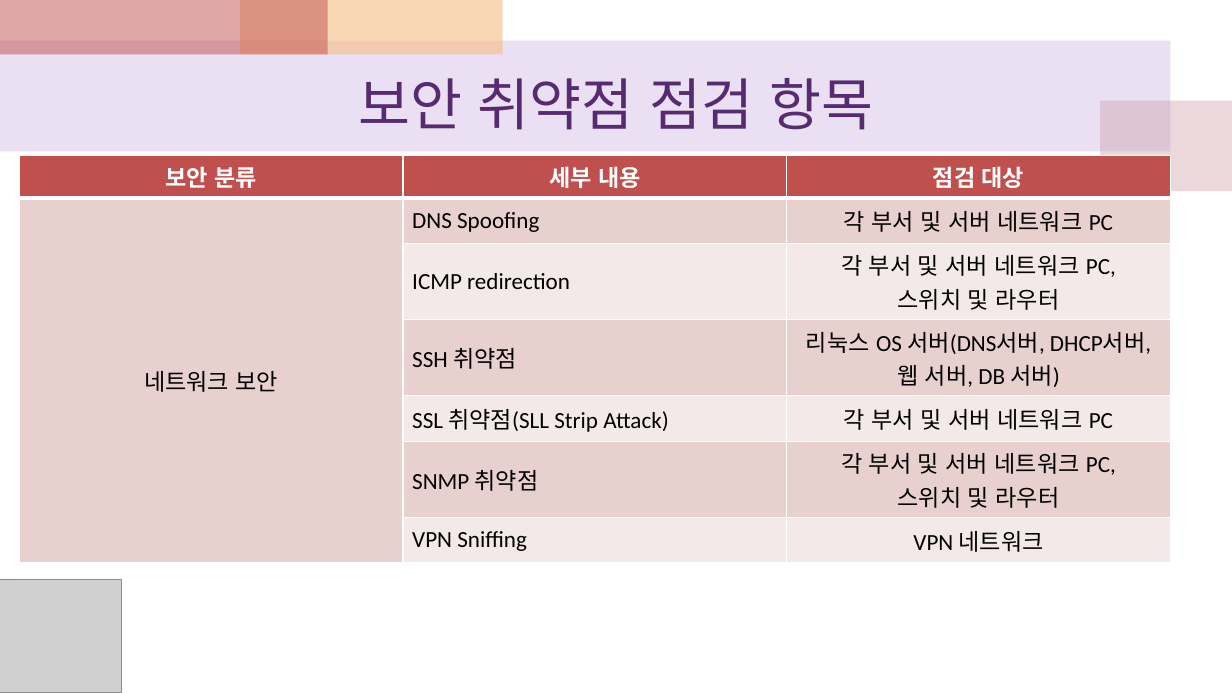
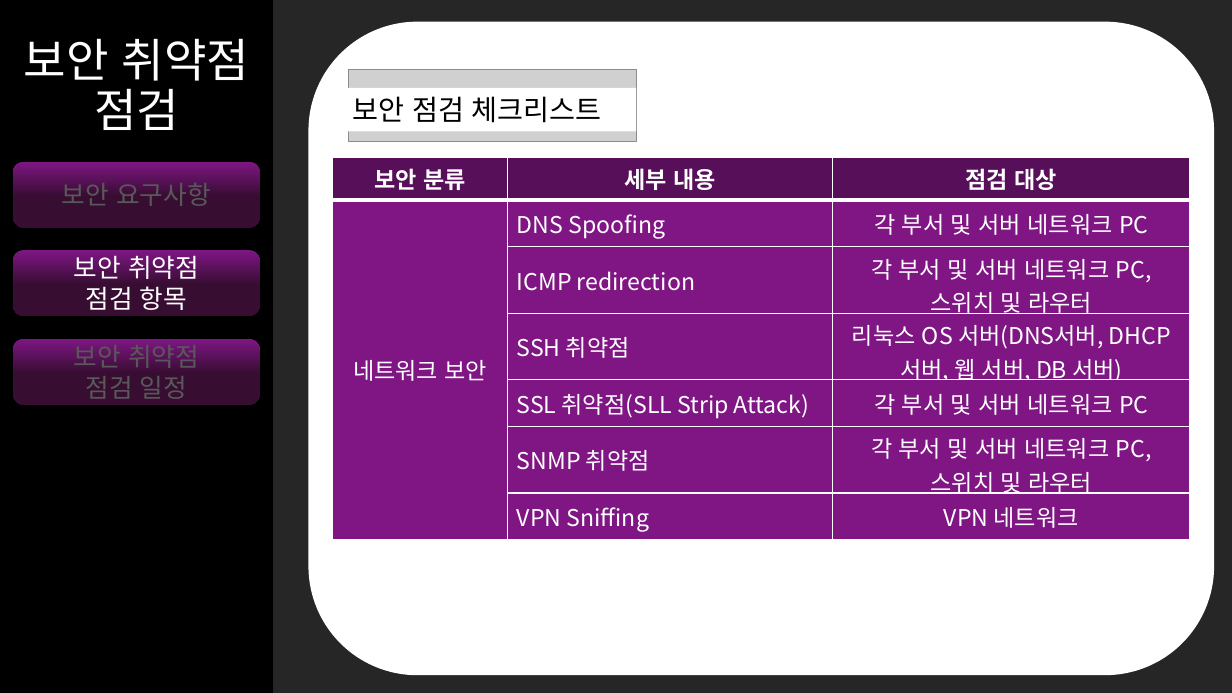
Before and after one commit to heuristic8698/ITbank_final, a slide deck: slide 13 of 프로젝트 시나리오.pptx (slide 10 before the commit). Drawn at 1232x693 pixels with LibreOffice and Linux fonts; fonts in the diff are those of the drawing; grey boxes stand for pictures. Boxes give left, top, right and bottom in pixels: in the first picture for what was removed or moved away, otherwise in the second. Text is boxed around its words. In the diff, an @@ line names an element or a change of style, - is before the commit and + after.

```diff
--- a/프로젝트 시나리오.pptx
+++ b/프로젝트 시나리오.pptx
@@ background #FFFFFF to #262626 @@
@@ rectangle removed at bbox=[0, 0, 328, 55] @@
@@ rectangle added at bbox=[0, 0, 273, 693], fill #000000 @@
@@ rectangle removed at bbox=[240, 0, 503, 55] @@
@@ rounded rectangle added at bbox=[309, 21, 1214, 675], fill #FFFFFF @@
@@ rectangle removed at bbox=[0, 41, 1171, 152] @@
@@ title at bbox=[24, 38, 250, 130]: text changed; size 44 to 36 pt; font Calibri to Noto Sans CJK KR; text colour #562B71 to #FFFFFF @@
-보안 취약점 점검 항목
+보안 취약점 점검
@@ rectangle added at bbox=[344, 88, 637, 131], fill #FFFFFF, 22 pt, text #000000 @@
+보안 점검 체크리스트
@@ picture added at bbox=[348, 69, 637, 141] @@
@@ rectangle removed at bbox=[1101, 101, 1232, 191] @@
@@ rounded rectangle added at bbox=[13, 162, 260, 227], fill gradient #7F1684 to #370D32, 20 pt, text #595959 @@
+보안 요구사항
@@ table at bbox=[333, 157, 1189, 540] @@
@@ fill #C0504D to #570F5A in row 1 @@
@@ fill #E8D0D0 to #7F1684 in 7 cells @@
@@ fill #F4E9E9 to #7F1684 in 6 cells @@
@@ font Calibri to Noto Sans CJK KR, text colour #000000 to #FFFFFF @@
@@ table: place and size @@
-table at bbox=[19, 155, 1170, 556]
+table at bbox=[333, 157, 1189, 540]
@@ rounded rectangle added at bbox=[13, 250, 260, 316], fill gradient #7F1684 to #370D32, 20 pt, text #FFFFFF @@
+보안 취약점
+점검 항목
@@ rounded rectangle added at bbox=[13, 339, 260, 405], fill gradient #7F1684 to #370D32, 20 pt, text #595959 @@
+보안 취약점
+점검 일정
@@ picture removed at bbox=[0, 579, 121, 693] @@
```
Also in this commit, not shown: 9 other slides changed, 4 slides added, 1 slide removed, 3 other files.
